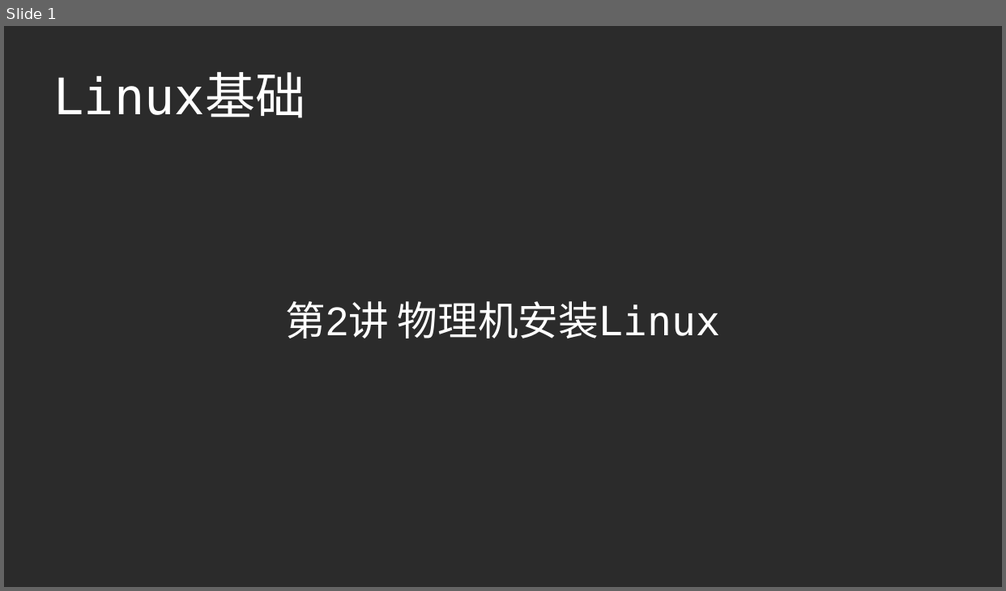
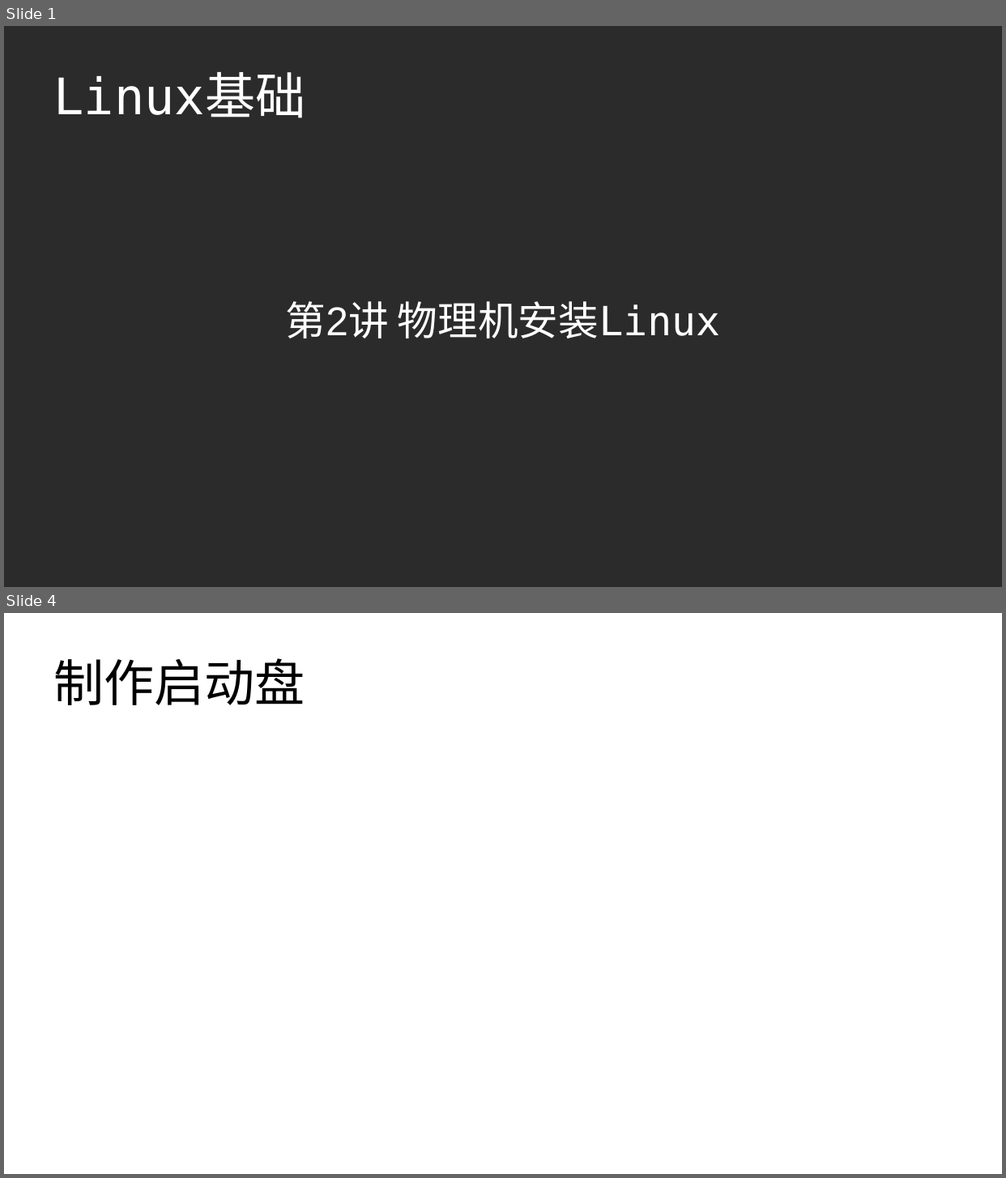
Before and after one commit to master-genius/linux-system, a slide deck: ch02/ch02_2-物理机安装Linux.odp. Shown one above the other, each under a label of ours: slide 1 before the commit, slides 1 and 4 after it; the slides between them are not shown. The pictures are 1006x591 and 1006x1178 pixels, drawn with LibreOffice and Linux fonts; fonts in the diff are those of the drawing; background and template pictures are left out; a plain dark background stands for a picture behind light text. Boxes give left, top, right and bottom in pixels: in the first picture for what was removed or moved away, otherwise in the second. Text is boxed around its words. In the diff, an @@ line names an element or a change of style, - is before the commit and + after.

```diff
--- a/ch02/ch02_2-物理机安装Linux.odp
+++ b/ch02/ch02_2-物理机安装Linux.odp
@@ slide 4 added at [4, 613, 1002, 1174], background #FFFFFF @@
@@ title added at [54, 658, 305, 705], 40 pt, text #000000 @@
+制作启动盘
```
Also in this commit, not shown: 1 slide changed, 5 other slides added, 6 slides removed, 1 other file.
